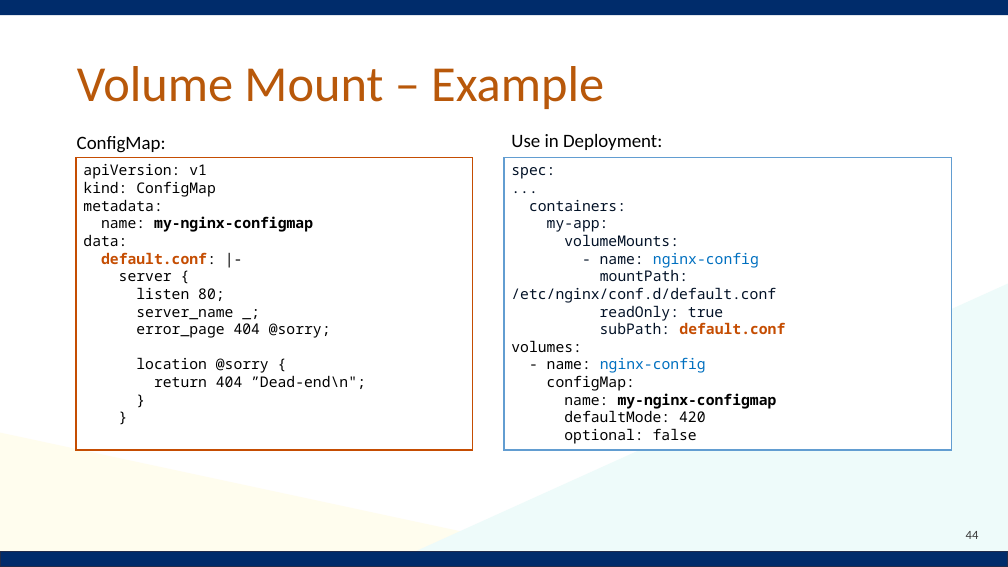
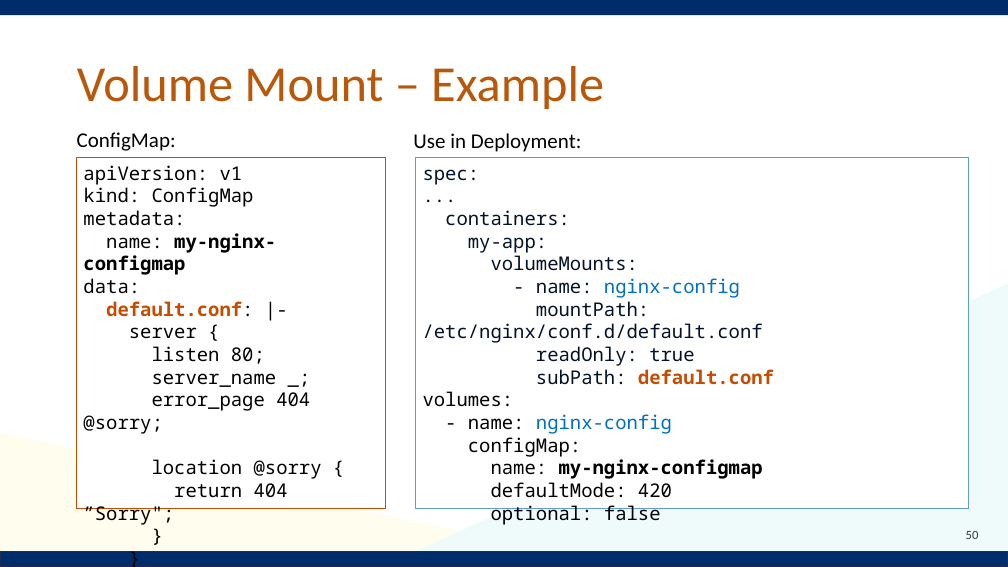
Before and after one commit to Notalib/workshop-kubernetes, a slide deck: slide 50 of Kubernetes_workshop.pptx (slide 44 before the commit). Drawn at 1008x567 pixels with LibreOffice and Linux fonts; fonts in the diff are those of the drawing; background and template pictures are left out. Boxes give left, top, right and bottom in pixels: in the first picture for what was removed or moved away, otherwise in the second. Text is boxed around its words. In the diff, an @@ line names an element or a change of style, - is before the commit and + after.

```diff
--- a/Kubernetes_workshop.pptx
+++ b/Kubernetes_workshop.pptx
@@ text "ConfigMap:" at (x1=77, y1=132, x2=176, y2=151): size 18 to 20 pt @@
@@ text "Use in Deployment:" moved from (x1=511, y1=134, x2=662, y2=150) to (x1=413, y1=133, x2=582, y2=152) @@
@@ text "Use in Deployment:" at (x1=413, y1=133, x2=582, y2=152): size 18 to 20 pt @@
@@ rectangle "apiVersion: v1" resized from (x1=76, y1=157, x2=473, y2=450) to (x1=76, y1=157, x2=386, y2=508) @@
@@ text in rectangle at (x1=83, y1=165, x2=322, y2=479): size 14 to 18 pt in "apiVersion: v1", "kind: ConfigMap", "metadata:", "name: my-nginx-configmap" and 9 more places @@
@@ rectangle "spec:" resized from (x1=504, y1=157, x2=952, y2=450) to (x1=415, y1=157, x2=969, y2=508) @@
@@ rectangle "spec:" at (x1=415, y1=157, x2=969, y2=508): size 14 to 18 pt @@
@@ text in rectangle at (x1=174, y1=483, x2=288, y2=498): text changed; size 14 to 18 pt @@
-return 404 ”Dead-end\n";
+return 404 ”Sorry";
@@ page number at (x1=966, y1=531, x2=979, y2=539): text changed @@
-44
+50
```
Also in this commit, not shown: 37 other slides changed, 4 slides added, 1 slide removed.
